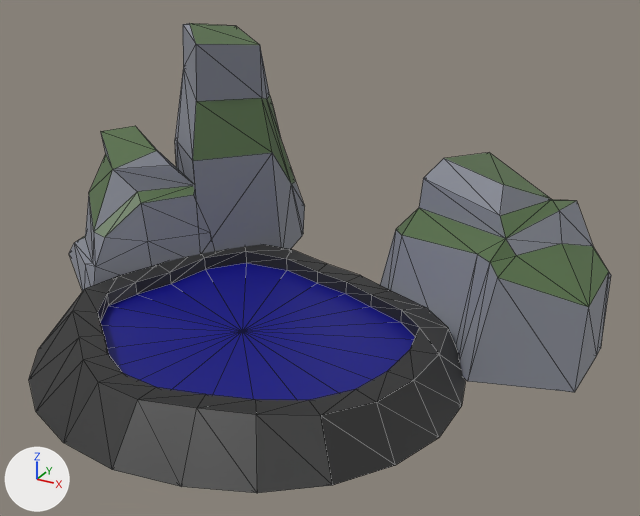
Before and after pictures for a commit that changed the glTF model assets/models/moonwell.glb.
Camera for both pictures: a 50 mm lens placed at (13.5, -21.6, 13.6), pointed at (1.5, 0.1, 2.8). Lighting does not change. The marker at lower left points along +X, +Y and +Z. The older version comes first. Mesh edges are drawn as thin lines. Where no turn or scale is listed for an object, it has been applied to the vertices. Vertices at exactly the same position are counted once.

The first picture shows 'Cylinder', 'Rock_Moss_1', 'Rock_Moss_2', 'Rock_Moss_7'.
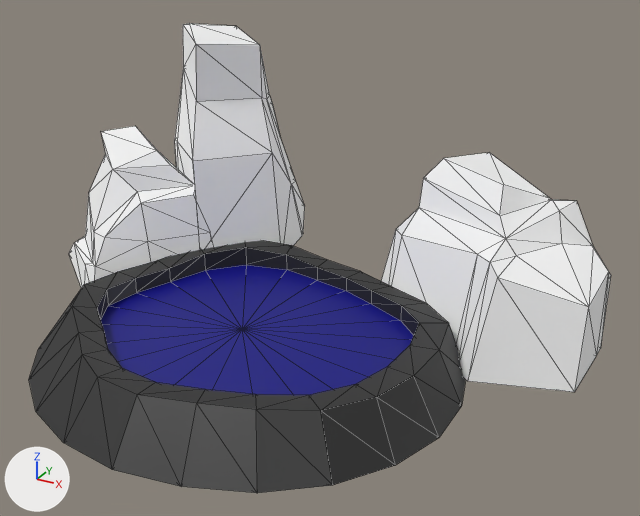
Changed parts and their boxes (x1, y1, x2, y2) in the pictures (640 x 516 px):
'Cylinder', reshaped
    before: (29, 244, 466, 493)
    after: (29, 240, 466, 493)
'Rock_Moss_7', recoloured, surface changed (lighter)
    both: (381, 153, 611, 392)
'Rock_Moss_1', recoloured, surface changed (lighter)
    both: (175, 23, 305, 248)
'Rock_Moss_2', recoloured, surface changed (grey to white)
    both: (69, 126, 210, 288)

Patch to the scene script:
```diff
--- a/assets/models/moonwell.glb.py
+++ b/assets/models/moonwell.glb.py
@@ mat_rock_001 @@
 mat_rock_001 = principled_material('Rock.001')
-mat_rock_001.base_color = (0.244, 0.258, 0.303)  # grey #878b96
+mat_rock_001.base_color = (1.0, 1.0, 1.0)  # white #ffffff
+mat_rock_001.roughness = 1.0
+mat_rock_001.metallic = 1.0
@@ mat_green_001 @@
 mat_green_001 = principled_material('Green.001')
-mat_green_001.base_color = (0.0874, 0.152, 0.0599)  # dark green #536d45
+mat_green_001.base_color = (1.0, 1.0, 1.0)  # white #ffffff
+mat_green_001.roughness = 1.0
+mat_green_001.metallic = 1.0
@@ mat_rock @@
 mat_rock = principled_material('Rock')
-mat_rock.base_color = (0.244, 0.258, 0.303)  # grey #878b96
+mat_rock.base_color = (1.0, 1.0, 1.0)  # white #ffffff
+mat_rock.roughness = 1.0
+mat_rock.metallic = 1.0
@@ mat_green @@
 mat_green = principled_material('Green')
-mat_green.base_color = (0.0874, 0.152, 0.0599)  # dark green #536d45
+mat_green.base_color = (1.0, 1.0, 1.0)  # white #ffffff
+mat_green.metallic = 1.0
@@ mat_rock_009 @@
 mat_rock_009 = principled_material('Rock.009')
-mat_rock_009.base_color = (0.244, 0.258, 0.303)  # grey #878b96
+mat_rock_009.base_color = (1.0, 1.0, 1.0)  # white #ffffff
+mat_rock_009.roughness = 1.0
+mat_rock_009.metallic = 1.0
@@ mat_green_009 @@
 mat_green_009 = principled_material('Green.009')
-mat_green_009.base_color = (0.0874, 0.152, 0.0599)  # dark green #536d45
+mat_green_009.base_color = (1.0, 1.0, 1.0)  # white #ffffff
+mat_green_009.roughness = 1.0
+mat_green_009.metallic = 1.0
@@ me_cylinder_005 @@
 # used by ob_cylinder; location = (-0.08, -1.6, 0.48)
-me_cylinder_005.from_pydata(...)  # 112 vertices, 220 faces; spans x -6.92..6.76, y -6.29..6.12, z -0.92..0.67
+me_cylinder_005.from_pydata(...)  # 112 vertices, 220 faces; spans x -6.92..6.76, y -6.29..6.12, z -0.92..0.83
+# me_cylinder_005 part 1: 65 of 112 vertices moved; they spanned x -5.78..5.97, y -5.04..5.36, z -0.07..0.67 and now span x -5.78..5.97, y -5.04..5.36, z 0.1..0.83; mean shift (0.0, 0.0, 0.12); largest move (-3.33, -2.62, -0.07) -> (-3.33, -2.62, 0.1)
 me_cylinder_005.materials.append(mat_material_018)
```
